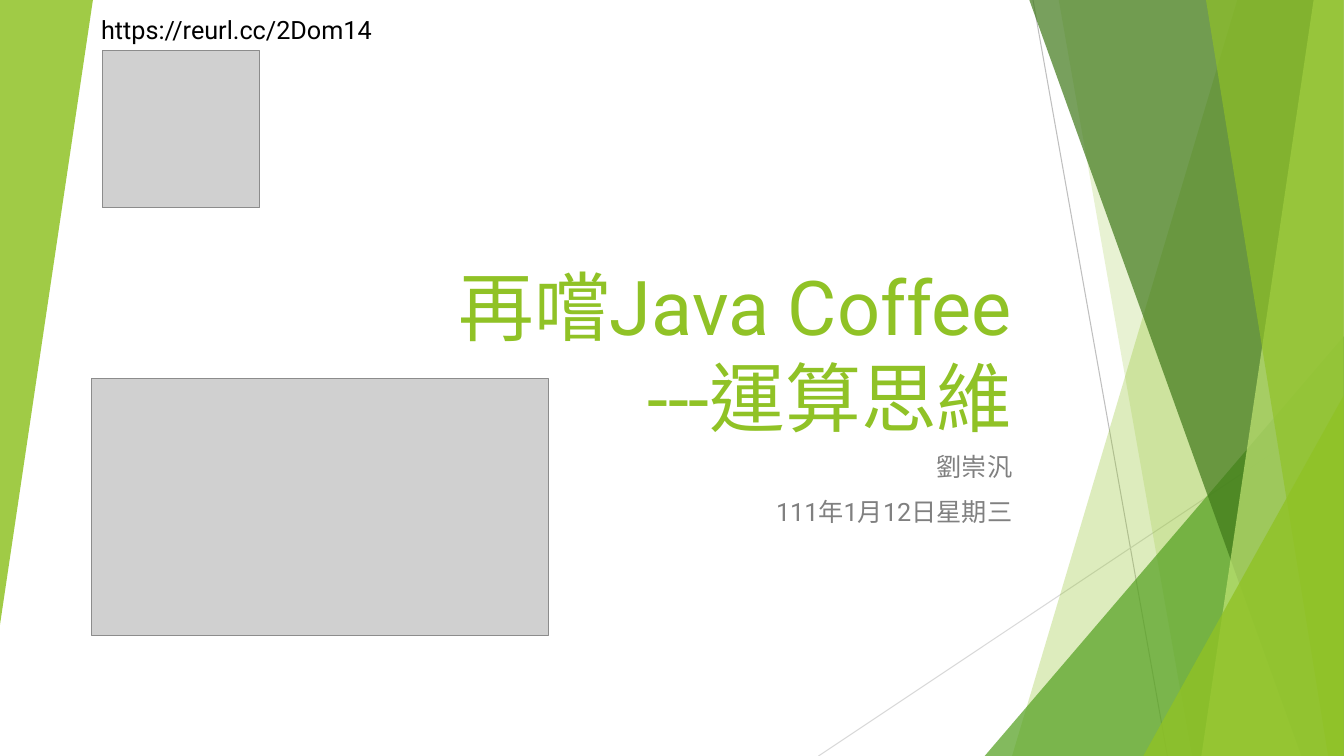
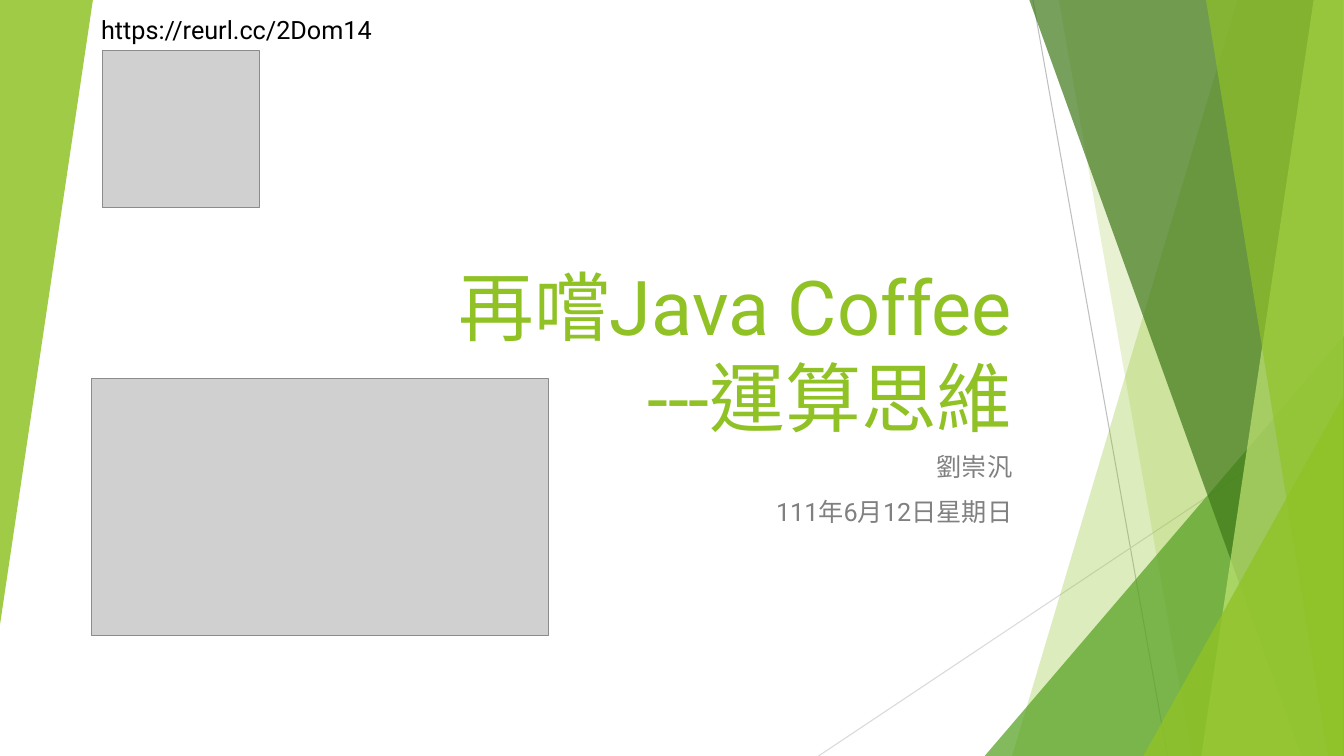
Before and after one commit to liulawsi/My_PPTs, a slide deck: slide 1 of LCC/Java/02_再嚐Java Coffee_運算思維.pptx. Drawn at 1344x756 pixels with LibreOffice and Linux fonts; fonts in the diff are those of the drawing; grey boxes stand for pictures. Boxes give left, top, right and bottom in pixels: in the first picture for what was removed or moved away, otherwise in the second. Text is boxed around its words. In the diff, an @@ line names an element or a change of style, - is before the commit and + after.

```diff
--- a/LCC/Java/02_再嚐Java Coffee_運算思維.pptx
+++ b/LCC/Java/02_再嚐Java Coffee_運算思維.pptx
@@ subtitle at (x1=776, y1=500, x2=1012, y2=523): text changed @@
-111年1月12日星期三
+111年6月12日星期日
```
Also in this commit, not shown: 1 slide added, 14 other files.
